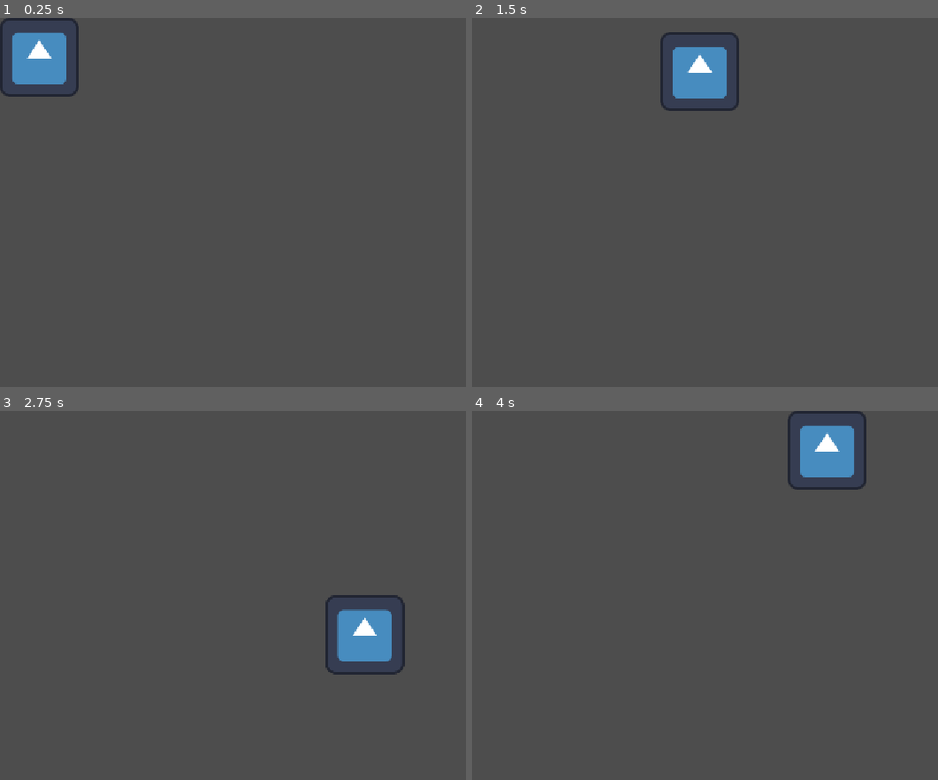
Above: before the commit, frames 1-4 (two rows, left to right).
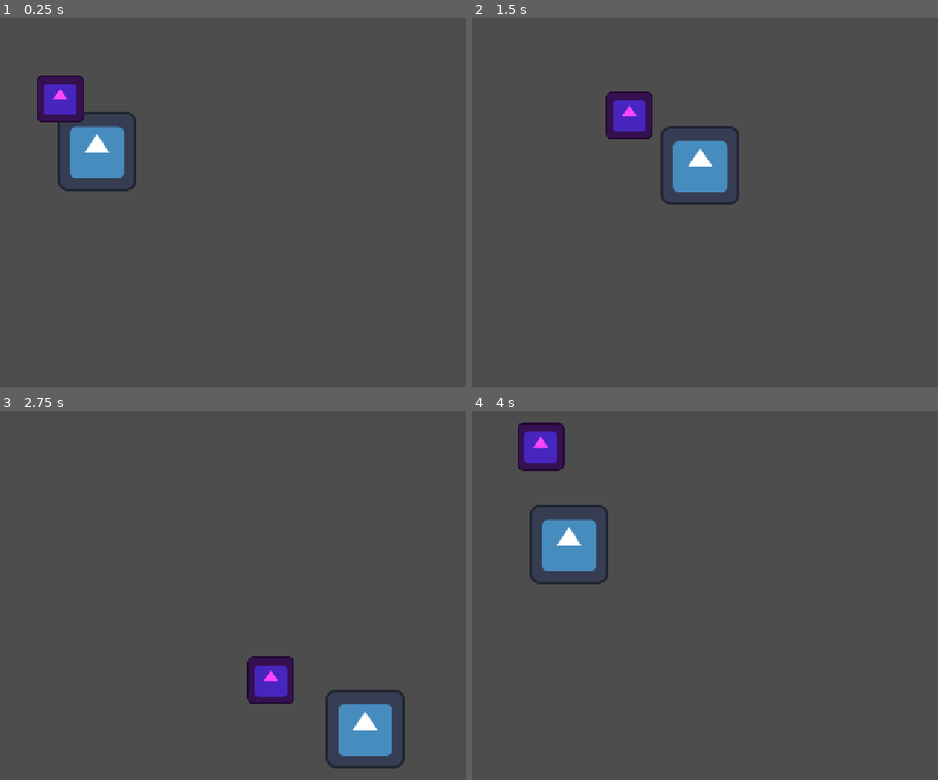
Above: after the commit, the same moments.

Repository: toru68/testing_ht26
Game: Godot game, scene res://level.tscn
Same seed, same stepped clock (60 frames per second), same inputs: the game is played once before the commit and once after it. Before the commit the project starts from res://player.tscn. The engine's default icon, where the game draws it, is replaced by a stand-in: a white triangle on a blue panel in a dark square.
Inputs:
- Up to frame 1 (0.25 s): no input
- Up to frame 2 (1.5 s): hold Right (right) 0.53-1.28 s; hold Down (down) from 1.28 s (still down)
- Up to frame 3 (2.75 s): release Down (down) at 2.03 s; hold Right (right) from 2.03 s (still down)
- Up to frame 4 (4 s): release Right (right) at 2.78 s; hold Up (up) 2.78-3.53 s; hold Left (left) from 3.53 s (still down)

The runs differ from the first frame. In frame 1, 5.2% of the frame differs, in the area x 0-30%, y 0-48%; in frame 2, 5.5%; in frame 3, 5.5%, in the area x 52-87%, y 49-97%; in frame 4, 5.5%.

Commit message:
Third game

Diff:
--- /dev/null
+++ b/testspel/enemy.gd
@@ -0,0 +1,21 @@
+extends CharacterBody2D
+
+
+const SPEED = 300
+
+#En referens till spelarscenen, sätts av föräldrern
+var player: Player
+
+func _ready() -> void:
+	show()
+
+func _physics_process(delta: float) -> void:
+	if player:
+		var dir: Vector2 = global_position.direction_to(player.global_position)
+		velocity = dir * SPEED
+		move_and_slide()
+
+
+func _on_player_detect_area_body_entered(body: Node2D) -> void:
+	if body is Player:
+		body.die()
--- /dev/null
+++ b/testspel/enemy.tscn
@@ -0,0 +1,31 @@
+[gd_scene format=3 uid="uid://dqcsluy82skgh"]
+
+[ext_resource type="Script" uid="uid://cped78cun8ssg" path="res://enemy.gd" id="1_4gyqm"]
+[ext_resource type="Texture2D" uid="uid://ulejtwdgycjd" path="res://icon.svg" id="1_7k104"]
+
+[sub_resource type="RectangleShape2D" id="RectangleShape2D_4vv2q"]
+size = Vector2(54.5, 55)
+
+[sub_resource type="RectangleShape2D" id="RectangleShape2D_4c55m"]
+size = Vector2(65, 65.5)
+
+[node name="Enemy" type="CharacterBody2D" unique_id=350867711]
+collision_layer = 2
+script = ExtResource("1_4gyqm")
+
+[node name="Sprite2D" type="Sprite2D" parent="." unique_id=1247789612]
+modulate = Color(1, 0.27450982, 1, 1)
+scale = Vector2(0.6, 0.6)
+texture = ExtResource("1_7k104")
+
+[node name="CollisionShape2D" type="CollisionShape2D" parent="." unique_id=1409791516]
+shape = SubResource("RectangleShape2D_4vv2q")
+
+[node name="PlayerDetectArea" type="Area2D" parent="." unique_id=659801589]
+collision_layer = 0
+
+[node name="CollisionShape2D" type="CollisionShape2D" parent="PlayerDetectArea" unique_id=1474130280]
+shape = SubResource("RectangleShape2D_4c55m")
+debug_color = Color(0, 0.6, 0.27058825, 0.41960785)
+
+[connection signal="body_entered" from="PlayerDetectArea" to="." method="_on_player_detect_area_body_entered"]
--- /dev/null
+++ b/testspel/level.gd
@@ -0,0 +1,40 @@
+extends Node2D
+
+const ENEMY_SCENE = preload("res://enemy.tscn")
+
+var waiting_for_reload = false
+var waiting_timer = 0.0
+
+
+# Called when the node enters the scene tree for the first time.
+func _ready() -> void:
+	var enemy = ENEMY_SCENE.instantiate()
+	enemy.global_position = $EnemySpawnPos1.global_position
+	add_child(enemy)
+
+	enemy.player = $Player   #Enemys referens till spelaren sätts
+	$Player.connect("dead", _on_player_dead)
+
+	$ReloadTimer.wait_time = 0.5
+	$ReloadTimer.one_shot = true
+
+func _process(delta: float) -> void:
+	pass
+	"""
+	if waiting_for_reload:
+		waiting_timer += delta
+
+		if waiting_timer >= 1.0:
+			get_tree().call_deferred("reload_current_scene")
+
+	"""
+func _on_player_dead() -> void:
+	#print("SPELAREN DÖÖÖD")
+	#get_tree().reload_current_scene()
+	#waiting_for_reload = true
+	$ReloadTimer.start()
+
+
+func _on_reload_timer_timeout() -> void:
+
+	get_tree().call_deferred("reload_current_scene")
--- a/testspel/level.tscn
+++ b/testspel/level.tscn
@@ -1,21 +1,17 @@
 [gd_scene format=3 uid="uid://c1t3pgl6lcpbg"]
 
+[ext_resource type="Script" uid="uid://drwilr5ncoaao" path="res://level.gd" id="1_oi3di"]
 [ext_resource type="PackedScene" uid="uid://c428qoebrxcp" path="res://player.tscn" id="1_u52ul"]
 
-[sub_resource type="RectangleShape2D" id="RectangleShape2D_4c55m"]
-size = Vector2(100, 720)
-
 [node name="Level" type="Node2D" unique_id=303478450]
+script = ExtResource("1_oi3di")
 
 [node name="Player" parent="." unique_id=1682511538 instance=ExtResource("1_u52ul")]
-position = Vector2(-1, 0)
+position = Vector2(94, 153)
 
-[node name="Border" type="Node2D" parent="." unique_id=1336265662]
-position = Vector2(198, 48)
+[node name="EnemySpawnPos1" type="Marker2D" parent="." unique_id=491217396]
+position = Vector2(112, 58)
 
-[node name="StaticBody2D" type="StaticBody2D" parent="Border" unique_id=575136804]
-position = Vector2(337, 133)
+[node name="ReloadTimer" type="Timer" parent="." unique_id=1734455393]
 
-[node name="CollisionShape2D" type="CollisionShape2D" parent="Border/StaticBody2D" unique_id=1686803783]
-position = Vector2(205, 130)
-shape = SubResource("RectangleShape2D_4c55m")
+[connection signal="timeout" from="ReloadTimer" to="." method="_on_reload_timer_timeout"]
--- a/testspel/player.tscn
+++ b/testspel/player.tscn
@@ -7,6 +7,7 @@
 size = Vector2(103, 94)
 
 [node name="Player" type="CharacterBody2D" unique_id=1682511538]
+collision_mask = 2
 script = ExtResource("1_onrkg")
 
 [node name="PlayerShape" type="Sprite2D" parent="." unique_id=1798201810]
--- a/testspel/player.tscn.gd
+++ b/testspel/player.tscn.gd
@@ -1,6 +1,9 @@
 extends CharacterBody2D
 
 class_name Player
+
+#signal för att meddela ett annat script att spelaren är död
+signal dead
 
 const  MAX_SPEED: int = 400
 const ACC: int = 1500
@@ -10,10 +13,15 @@
 
 
 	var direction = Input.get_vector("left", "right", "up", "down")
+
+	#velocity är en egenskap som tillhör Characterbody. Representerar dess rörelsevektor.
 	velocity = velocity.move_toward(direction*MAX_SPEED, ACC*delta)
+	#velocity = direction * MAX_SPEED   Ingen Acceleration
 
+	#Inbyggd rörelsefunktion: rörelse utförs enligt velocity-vector och hantera kollisioner automatiskt.
 	move_and_slide()
 
-	#print(get_slide_collision_count())
-	#if(Input.is_action_pressed("down")):
-	#	$PlayerShape.rotation += 0.1*delta
+func die()-> void:
+	#Funktions som anropas av enemy då spelaren är tagen.
+	hide()
+	emit_signal("dead")
--- a/testspel/project.godot
+++ b/testspel/project.godot
@@ -11,7 +11,7 @@
 [application]
 
 config/name="Testspel"
-run/main_scene="uid://c428qoebrxcp"
+run/main_scene="uid://c1t3pgl6lcpbg"
 config/features=PackedStringArray("4.7", "Forward Plus")
 config/icon="res://icon.svg"
 
@@ -43,6 +43,11 @@
 ]
 }
 
+[layer_names]
+
+2d_physics/layer_1="Player"
+2d_physics/layer_2="Enemy"
+
 [physics]
 
 3d/physics_engine="Jolt Physics"
Not shown, added: testspel/enemy.gd.uid
Not shown, added: testspel/level.gd.uid
Not shown, changed: .DS_Store
Not shown, added: Godot tutorial/.DS_Store
Not shown, added: Godot tutorial/Assets spel uppstart.zip
Not shown, added: Godot tutorial/Assets spel uppstart/.DS_Store
Not shown, added: Godot tutorial/Assets spel uppstart/Backgrounds/black.png
Not shown, added: Godot tutorial/Assets spel uppstart/Backgrounds/blue.png
Not shown, added: Godot tutorial/Assets spel uppstart/Backgrounds/darkPurple.png
Not shown, added: Godot tutorial/Assets spel uppstart/Backgrounds/purple.png
Not shown, added: Godot tutorial/Assets spel uppstart/PNG/.DS_Store
Not shown, added: Godot tutorial/Assets spel uppstart/PNG/Damage/playerShip1_damage1.png
(and 190 more such lines)
